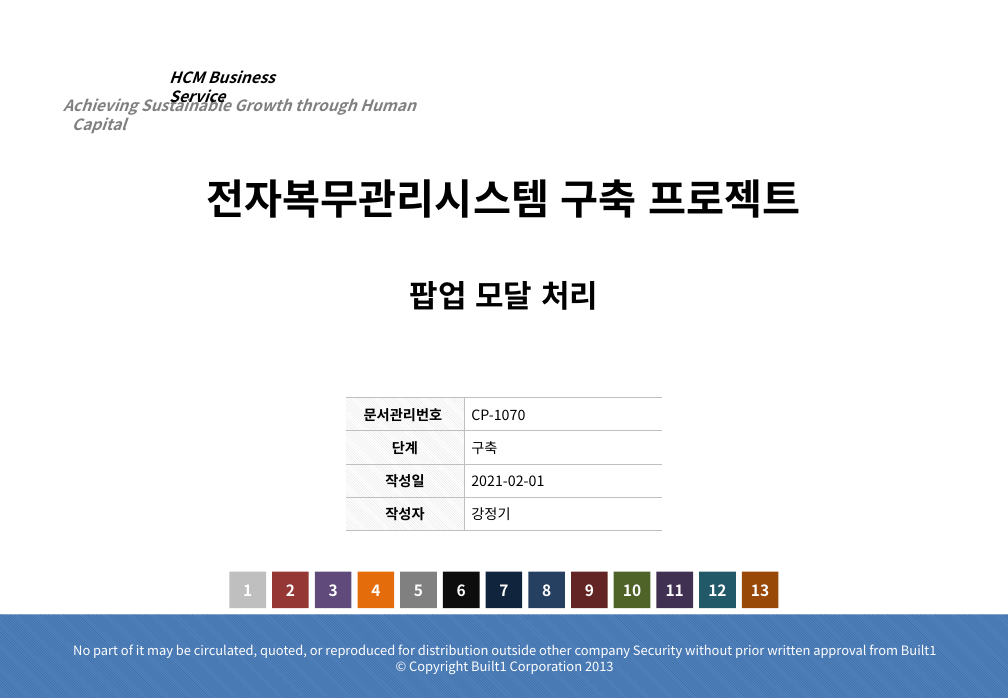
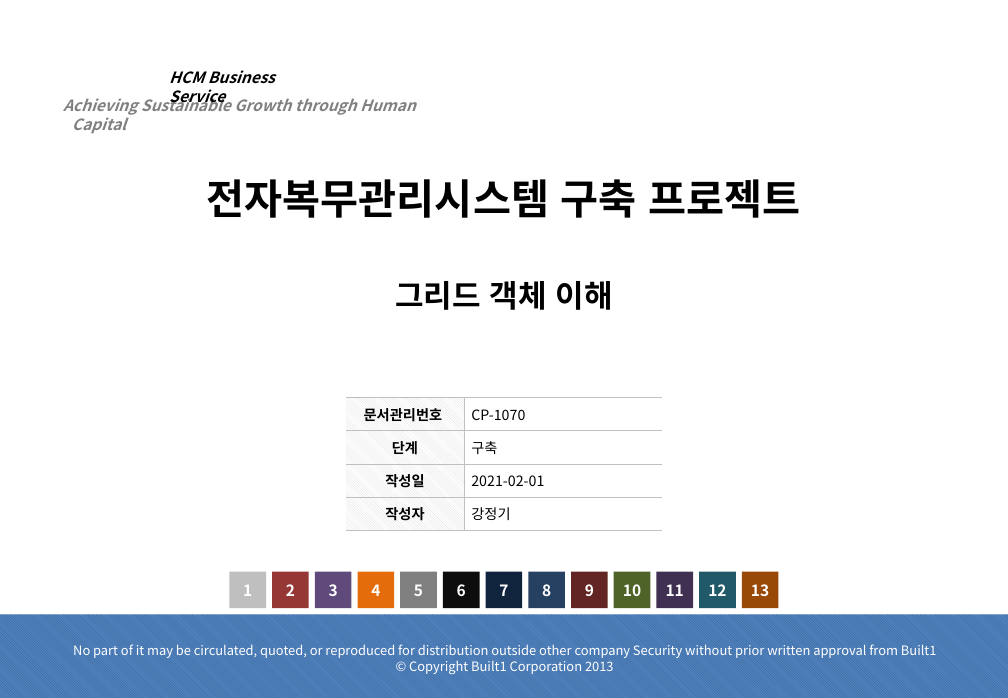
Before and after one commit to dims1111/ESM, a slide deck: slide 1 of document/20.분석(AP)/AP-1070.표준 개발 지침/AP_1070.파이썬-그리드 객체 이해_20210201_v1.0.pptx. Drawn at 1008x698 pixels with LibreOffice and Linux fonts; fonts in the diff are those of the drawing; background and template pictures are left out. Boxes give left, top, right and bottom in pixels: in the first picture for what was removed or moved away, otherwise in the second. Text is boxed around its words. In the diff, an @@ line names an element or a change of style, - is before the commit and + after.

Commit message:
파이썬 객체 이해

```diff
--- a/document/20.분석(AP)/AP-1070.표준 개발 지침/AP_1070.파이썬-그리드 객체 이해_20210201_v1.0.pptx
+++ b/document/20.분석(AP)/AP-1070.표준 개발 지침/AP_1070.파이썬-그리드 객체 이해_20210201_v1.0.pptx
@@ title at (x1=395, y1=281, x2=612, y2=310): text changed @@
-팝업 모달 처리
+그리드 객체 이해
```
Also in this commit, not shown: 1 other slide changed.
